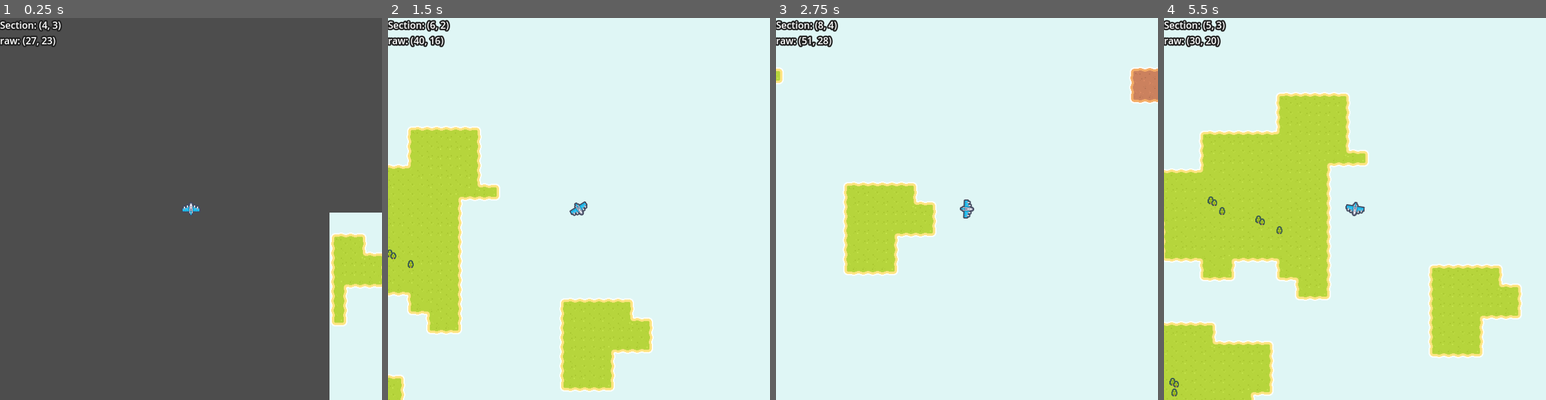
Above: before the commit, frames 1-4 (left to right).
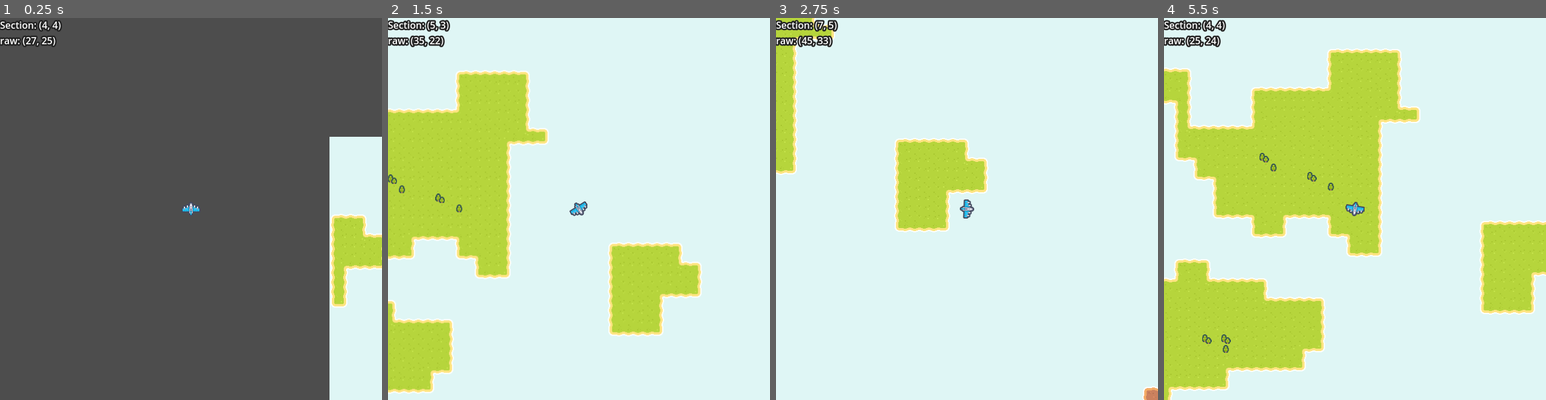
Above: after the commit, the same moments.

Repository: Sammy-T/Aero-Fight
Game: Godot game, scene res://scenes/level.tscn
Same seed, same stepped clock (60 frames per second), same inputs: the game is played once before the commit and once after it.
Inputs:
- Up to frame 1 (0.25 s): no input
- Up to frame 2 (1.5 s): hold Right (ui_right) 0.53-1.28 s; hold Down (ui_down) from 1.28 s (still down)
- Up to frame 3 (2.75 s): release Down (ui_down) at 2.03 s; hold Right (ui_right) from 2.03 s (still down)
- Up to frame 4 (5.5 s): release Right (ui_right) at 2.78 s; hold Up (ui_up) 2.78-3.53 s; hold Left (ui_left) 3.53-5.03 s; hold Down (ui_down) from 5.03 s (still down)

The runs differ from the first frame. In frame 1, 4.4% of the frame differs, in the area x 12-100%, y 0-81%; in frame 2, 24%; in frame 3, 11%; in frame 4, 34%, in the area x 0-100%, y 0-100%.

Commit message:
Apply movement acceleration

Diff:
--- a/scenes/player.tscn
+++ b/scenes/player.tscn
@@ -1,12 +1,17 @@
-[gd_scene load_steps=3 format=3 uid="uid://cxaevyowm52pm"]
+[gd_scene load_steps=4 format=3 uid="uid://cxaevyowm52pm"]
 
 [ext_resource type="Script" path="res://scripts/player.gd" id="1_53uw7"]
 [ext_resource type="Texture2D" uid="uid://bxoo8hq5bbyvq" path="res://assets/kenney_pixel-shmup/Ships/ship_0000.png" id="2_ecdra"]
 
-[node name="Player" type="Node2D" groups=["player"]]
+[sub_resource type="CircleShape2D" id="CircleShape2D_dtlpc"]
+
+[node name="Player" type="CharacterBody2D" groups=["player"]]
 script = ExtResource("1_53uw7")
 
 [node name="Sprite" type="Sprite2D" parent="."]
 texture = ExtResource("2_ecdra")
 
+[node name="CollisionShape2D" type="CollisionShape2D" parent="."]
+shape = SubResource("CircleShape2D_dtlpc")
+
 [node name="Camera2D" type="Camera2D" parent="."]
--- a/scripts/player.gd
+++ b/scripts/player.gd
@@ -1,9 +1,12 @@
-extends Node2D
+extends CharacterBody2D
 
 
-const SPEED: int = 250
+const MAX_SPEED: float = 250
+const MAX_ROT_SPEED: float = 5
+const ACCELERATION: float = 5
+const DECELERATION: float = 1
 
-var desired_rot: float = 0
+var speed: float = MAX_SPEED / 2
 
 
 # Called when the node enters the scene tree for the first time.
@@ -17,10 +20,27 @@
 
 
 func _physics_process(delta: float) -> void:
-	var rotation_dir: Vector2 = Input.get_vector("ui_left", "ui_right", "ui_up", "ui_down")\
+	var desired_rot_dir: Vector2 = Input.get_vector("ui_left", "ui_right", "ui_up", "ui_down")\
 			.rotated(PI / 2)
 
-	if rotation_dir.length() > 0:
-		rotation = lerp_angle(rotation, rotation_dir.angle(), delta * 5)
+	if desired_rot_dir.length() > 0:
+		rotation = lerp_angle(rotation, desired_rot_dir.angle(), MAX_ROT_SPEED * delta)
 
-	position += -transform.y * SPEED * delta
+		# If there's input while the player is already rotated
+		# in the desired direction, apply acceleration.
+		if _is_rot_equal_approx(rotation, desired_rot_dir.angle()):
+			speed = move_toward(speed, MAX_SPEED, ACCELERATION)
+	else:
+		speed = move_toward(speed, MAX_SPEED / 2, DECELERATION)
+
+	velocity = -transform.y * speed # Apply forward movement
+
+	move_and_slide()
+
+
+# A helper to determine if two rotations (in rads) are approximately equal
+func _is_rot_equal_approx(rot_1: float, rot_2: float) -> bool:
+	var comp_rot: float = wrapf(rot_1, -PI + 0.01, PI)
+	var comp_rot_2: float = wrapf(rot_2, -PI + 0.01, PI)
+
+	return absf(comp_rot - comp_rot_2) <= 0.1
--- a/scripts/tile_map_gen.gd
+++ b/scripts/tile_map_gen.gd
@@ -48,8 +48,6 @@
 
 	if current_section != section:
 		current_section = section
-		print("curr section ", current_section)
-
 		_update_queues()
 
 	_load_from_map_queue()
@@ -106,7 +104,6 @@
 
 func _load_section() -> void:
 	var section: Vector2i = pending_sections.pop_back()
-	print("loading section ", section)
 
 	var grass_cells: PackedVector2Array = []
 	var dirt_cells: PackedVector2Array = []
@@ -131,7 +128,6 @@
 	call_deferred("set_cells_terrain_connect", Layer.ENV, grass_cells, 0, Terrain.GRASS)
 	call_deferred("set_cells_terrain_connect", Layer.ENV, dirt_cells, 0, Terrain.DIRT)
 
-	print("loaded section ", section)
 	loaded_sections.append(section)
 
 
